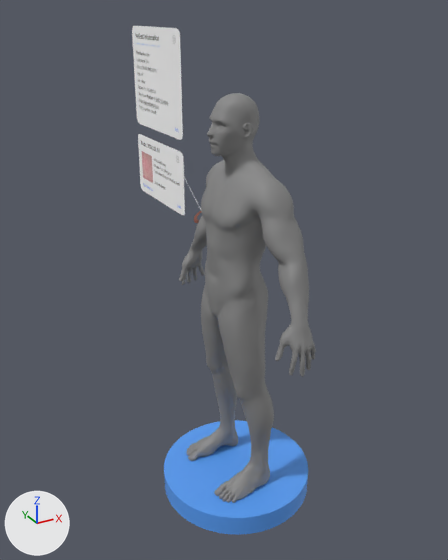
Two versions of the glTF model models/malebody.gltf, one commit apart.
One viewpoint serves both versions: a camera (50 mm lens) standing at (-34.6, -61.3, 58.2) and looking at (1.1, 3.6, 25.7). The axes (+X, +Y, +Z) are drawn at lower left. The lights are the same throughout. Where no turn or scale is listed for an object, it has been applied to the vertices.

The scene before the commit, as lines of its bpy script (objects in view):
```python
mat_default_003 = principled_material('default.003')
mat_default_003.base_color = (0.242, 0.242, 0.242)  # grey #878787
mat_default_003.roughness = 0.599
mat_material_009 = principled_material('Material.009')
mat_material_009.base_color = (0.096, 0.338, 0.908)  # blue #579df4
me_cylinder_001 = bpy.data.meshes.new('Cylinder.001')
me_cylinder_001.from_pydata(...)  # a 338-sided cylinder along z spanning x -9.7..9.7, y -9.7..9.7, z -1.3..1.3
me_cylinder_001.materials.append(mat_material_009)  # blue #579df4
me_finalbasemesh_003 = bpy.data.meshes.new('FinalBaseMesh.003')
me_finalbasemesh_003.from_pydata(...)  # 24461 vertices, 48918 faces; spans x -4.5..4.3, y -13.6..13.6, z -0.1..48.2
me_finalbasemesh_003.materials.append(mat_default_003)  # grey #878787
me_plane_001 = bpy.data.meshes.new('Plane.001')
me_plane_001.from_pydata(...)  # 52 vertices, 50 faces; spans x -3.4, y -8.0..8.0, z -6.8..6.8
me_plane_001.materials.append(mat_material_008)  # picture img_group_159
ob_cylinder_001 = bpy.data.objects.new('Cylinder.001', me_cylinder_001)
ob_cylinder_001.location = (-1.0, -3.6, 0.5)
ob_finalbasemesh_003 = bpy.data.objects.new('FinalBaseMesh.003', me_finalbasemesh_003)
ob_finalbasemesh_003.location = (-1.8, -3.6, 1.8)
ob_plane_016 = bpy.data.objects.new('Plane.016', me_plane_001)
ob_plane_016.location = (3.3, 20.6, 49.0)
# also in view: 'Plane.015' at (-0.1, 20.6, 36.3)
```
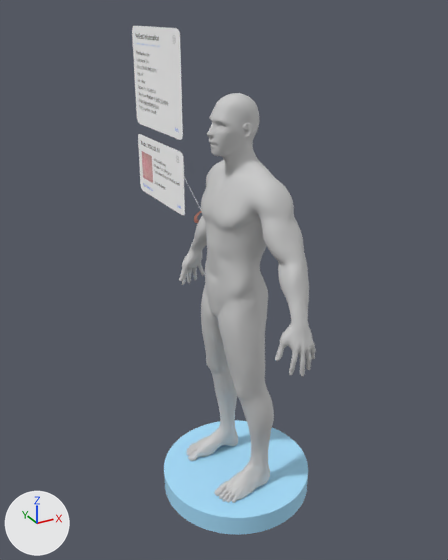
Patch to the scene script:
```diff
--- a/models/malebody.gltf.py
+++ b/models/malebody.gltf.py
@@ mat_material_009 @@
 mat_material_009 = principled_material('Material.009')
-mat_material_009.base_color = (0.096, 0.338, 0.908)  # blue #579df4
+mat_material_009.base_color = (0.393, 0.751, 1.0)  # blue #a8e1ff
@@ mat_default_003 @@
 mat_default_003 = principled_material('default.003')
-mat_default_003.base_color = (0.242, 0.242, 0.242)  # grey #878787
+mat_default_003.base_color = (0.591, 0.591, 0.591)  # light grey #cacaca
 mat_default_003.roughness = 0.599
```

Where the change shows, as pixel boxes [x1, y1, x2, y2] in the pictures (448 x 560 px):
'FinalBaseMesh.003', recoloured: [179, 93, 316, 503] in both
'Cylinder.001', recoloured: [164, 420, 308, 535] in both
